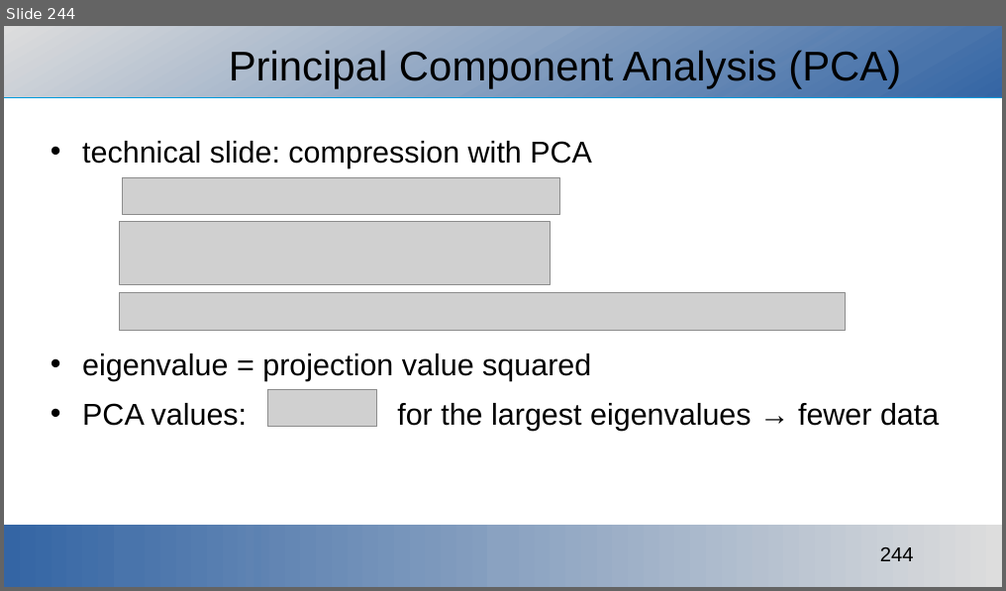
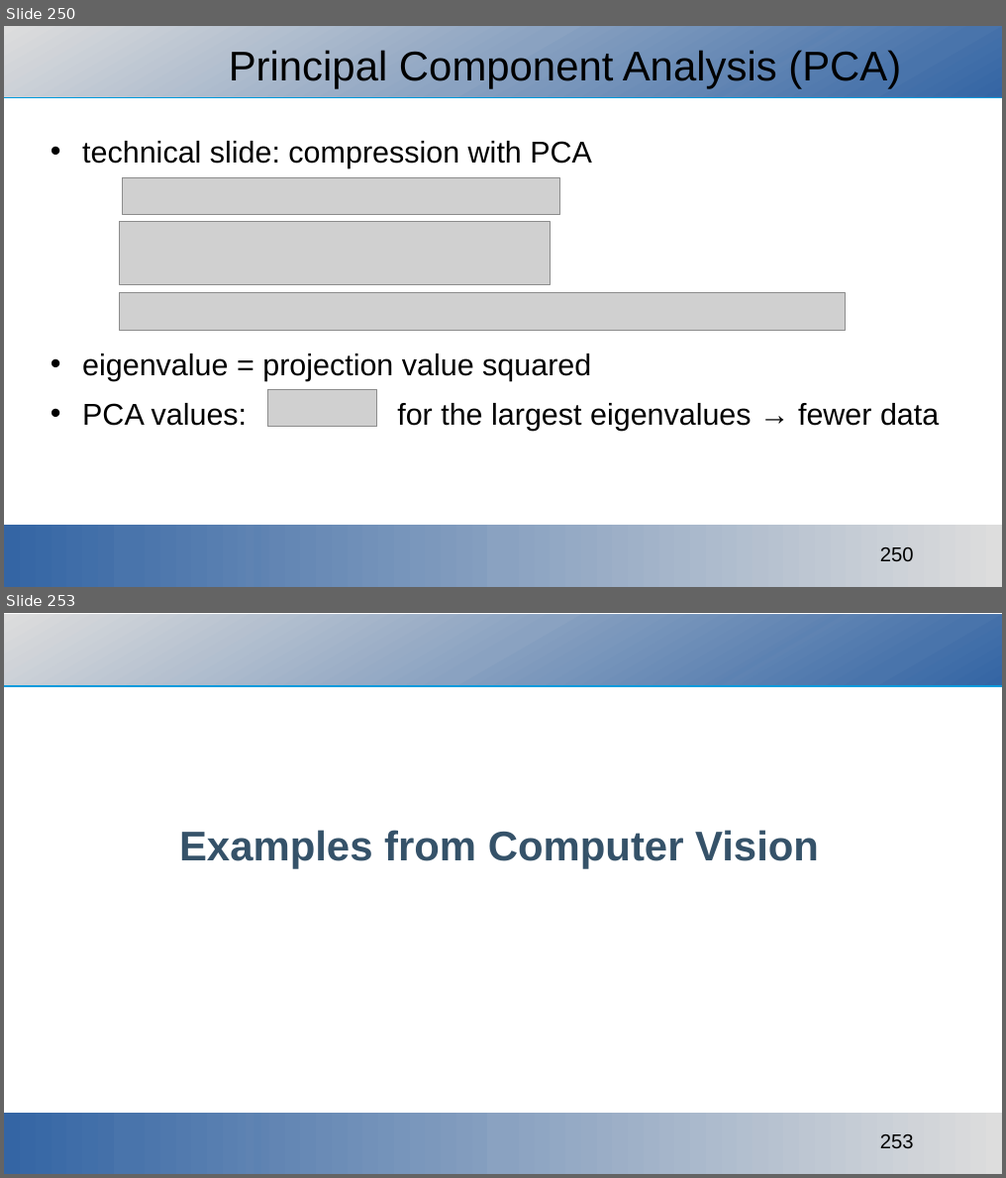
Before and after one commit to ajakovac/ML-in-Practice-I, a slide deck: ML in practice.odp. Shown one above the other, each under a label of ours: slide 244 before the commit, slides 250 and 253 after it; the slides between them are not shown. The pictures are 1006x591 and 1006x1178 pixels, drawn with LibreOffice and Linux fonts; fonts in the diff are those of the drawing; grey boxes stand for pictures; background and template pictures are left out. Boxes give left, top, right and bottom in pixels: in the first picture for what was removed or moved away, otherwise in the second. Text is boxed around its words. In the diff, an @@ line names an element or a change of style, - is before the commit and + after.

Commit message:
computer vision section added

```diff
--- a/ML in practice.odp
+++ b/ML in practice.odp
@@ slide 253 added at <box>4,613,1002,1174</box>, background #FFFFFF; not listed: 1 template element that a slide beside it also shows @@
@@ rectangle added at <box>4,614,1002,685</box>, fill gradient #DDDDDD to #DADBDC to #D8D9DB to #D5D7DA to #D2D5D9 to #D0D3D8 @@
@@ title added at <box>179,830,819,868</box>, 33 pt, text #355269, bold @@
+Examples from Computer Vision
@@ rectangle added at <box>4,1113,1002,1174</box>, fill gradient #DDDDDD to #DADBDC to #D8D9DB to #D5D7DA to #D2D5D9 to #D0D3D8 @@
@@ what was slide 244 is now slide 250 @@
@@ page number at <box>880,548,914,562</box>: text changed @@
-244
+250
```
Also in this commit, not shown: 7 slides changed, 14 other slides added, 16 other files.
